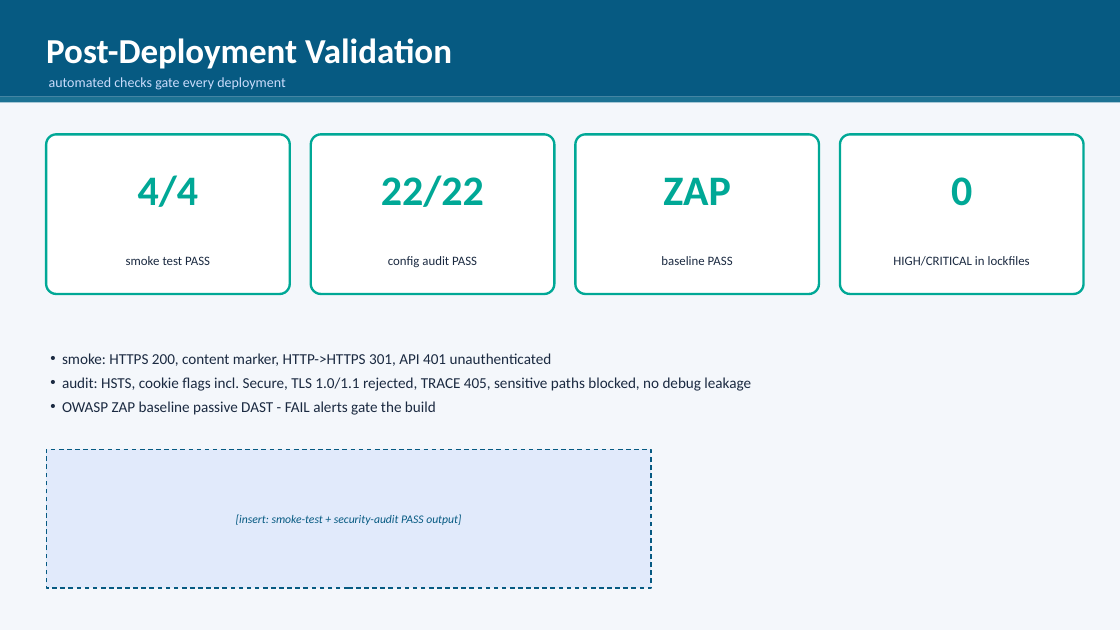
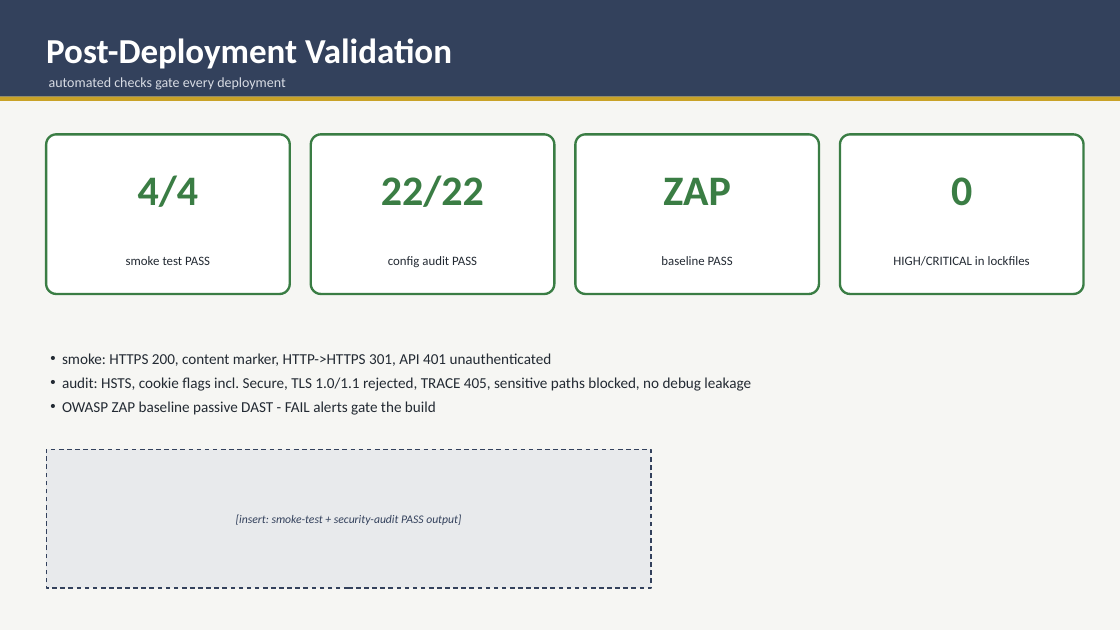
Before and after one commit to kimai/kimai, a slide deck: slide 6 of devsecops/deliverables/DevSecOps_Slides.pptx. Drawn at 1120x630 pixels with LibreOffice and Linux fonts; fonts in the diff are those of the drawing. Boxes give left, top, right and bottom in pixels: in the first picture for what was removed or moved away, otherwise in the second. Text is boxed around its words. In the diff, an @@ line names an element or a change of style, - is before the commit and + after.

```diff
--- a/devsecops/deliverables/DevSecOps_Slides.pptx
+++ b/devsecops/deliverables/DevSecOps_Slides.pptx
@@ rectangle at [0, 0, 1120, 630]: fill #F4F7FB to #F6F6F3 @@
@@ rectangle at [0, 0, 1120, 97]: fill #065A82 to #33415C @@
@@ text "automated checks gate every deployment" at [49, 77, 285, 90]: text colour #CADCFC to #D8DCE4 @@
@@ rectangle at [0, 97, 1120, 101]: fill #1C7293 to #C9A227 @@
@@ text colour #00A896 to #3A7D44 in 4 elements at [138, 175, 199, 207], [381, 175, 484, 207], [663, 177, 731, 205], [951, 177, 972, 206] @@
@@ outline #00A896 2 pt to #3A7D44 2 pt in 4 elements at [46, 134, 290, 294], [311, 134, 555, 294], [576, 134, 819, 294], [840, 134, 1084, 294] @@
@@ text "smoke: HTTPS 200, content marker, ..." at [62, 353, 751, 415]: text colour #1B2A41 to #232A33 @@
@@ rectangle at [46, 450, 651, 588]: fill #CADCFC at 45% opacity to #D8DCE4 at 45% opacity; outline #065A82 1 pt dashed to #33415C 1 pt dashed @@
@@ text "[insert: smoke-test + security-audit PASS ..." at [236, 514, 461, 525]: text colour #065A82 to #33415C @@
```
Also in this commit, not shown: 8 other slides changed.
